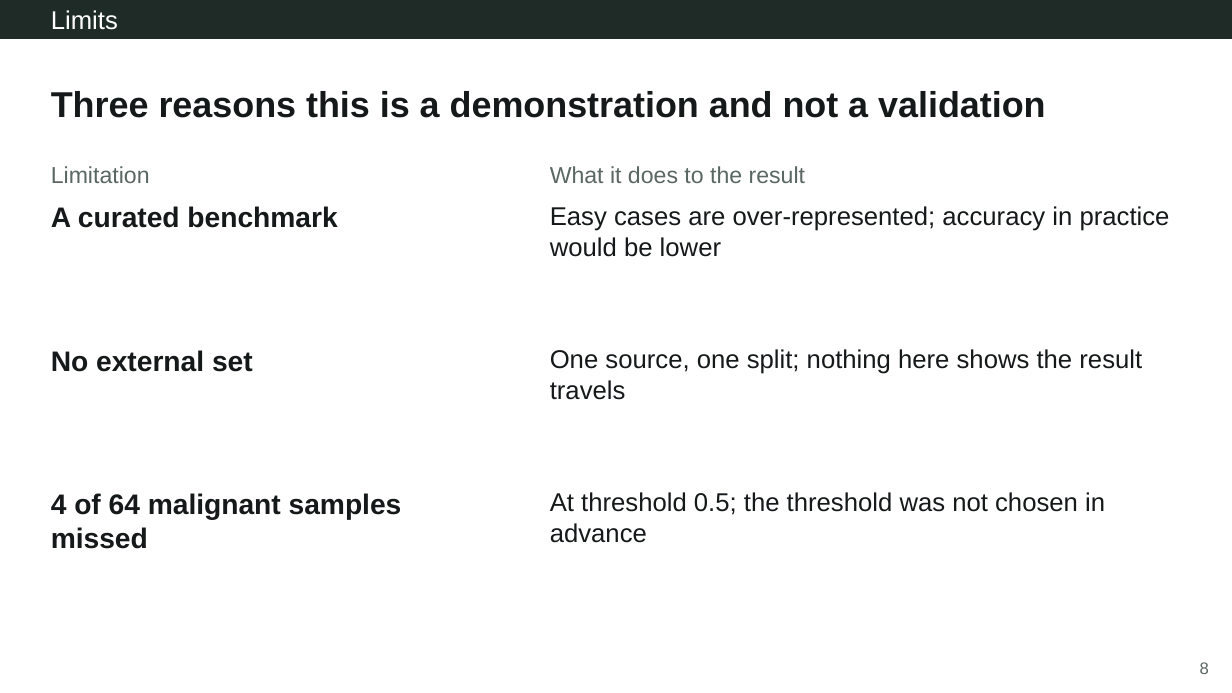
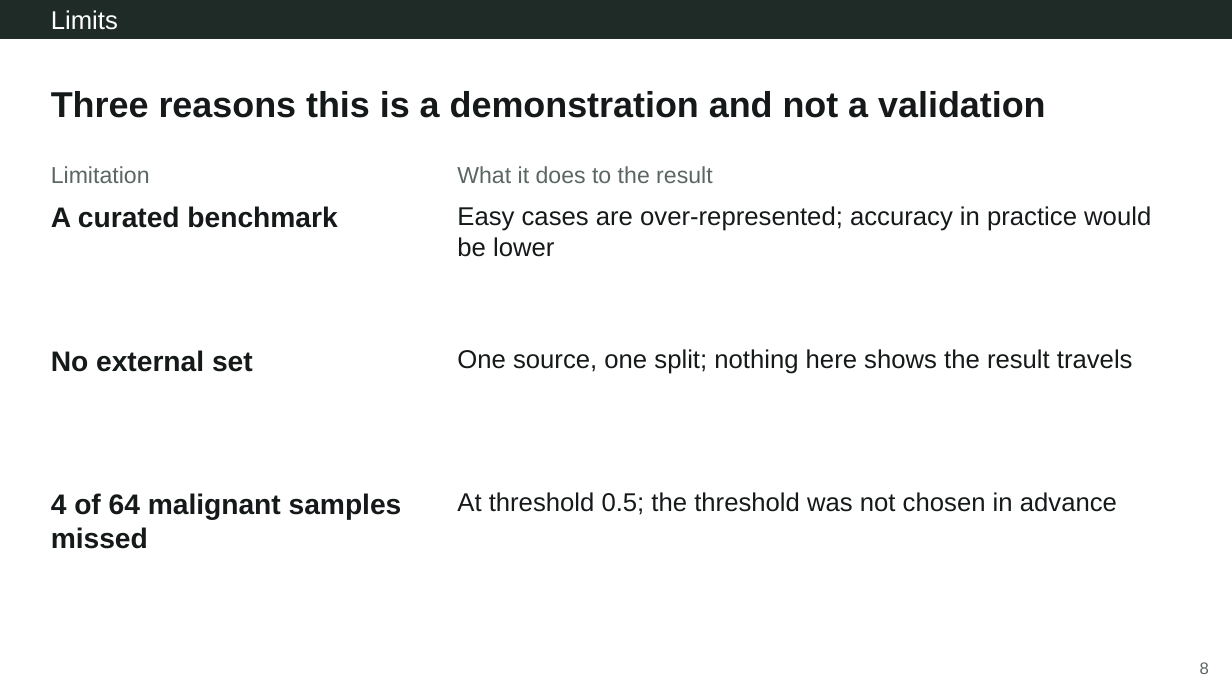
Before and after one commit to Aperivue/medsci-skills, a slide deck: slide 8 of demo/01_wisconsin_bc/presentation/demo1_wisconsin_bc.pptx. Drawn at 1232x693 pixels with LibreOffice and Linux fonts; fonts in the diff are those of the drawing. Boxes give left, top, right and bottom in pixels: in the first picture for what was removed or moved away, otherwise in the second. Text is boxed around its words. In the diff, an @@ line names an element or a change of style, - is before the commit and + after.

```diff
--- a/demo/01_wisconsin_bc/presentation/demo1_wisconsin_bc.pptx
+++ b/demo/01_wisconsin_bc/presentation/demo1_wisconsin_bc.pptx
@@ text "What it does to the ...": place and size @@
-text "What it does to the ..." at [550, 166, 805, 183]
+text "What it does to the ..." at [457, 166, 712, 183]
@@ text "Easy cases are over-represented; accuracy ..." rewrapped from [550, 206, 1170, 257] to [457, 206, 1151, 257] @@
@@ text "One source, one split; nothing ..." rewrapped from [550, 349, 1142, 400] to [457, 349, 1133, 374] @@
@@ text "At threshold 0.5; the threshold ..." rewrapped from [550, 492, 1105, 543] to [457, 492, 1117, 515] @@
```
Also in this commit, not shown: 1 other slide changed, 1 slide added, 1 slide removed, 8 other files.
